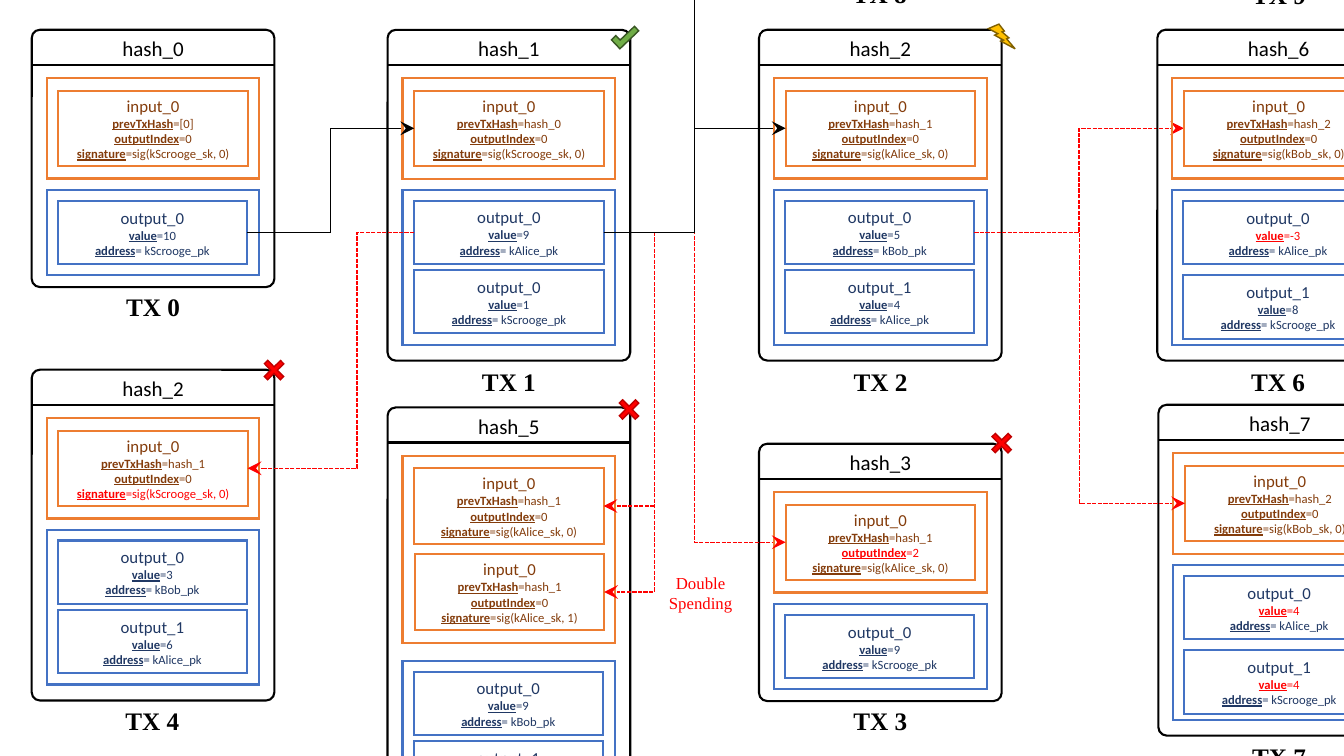
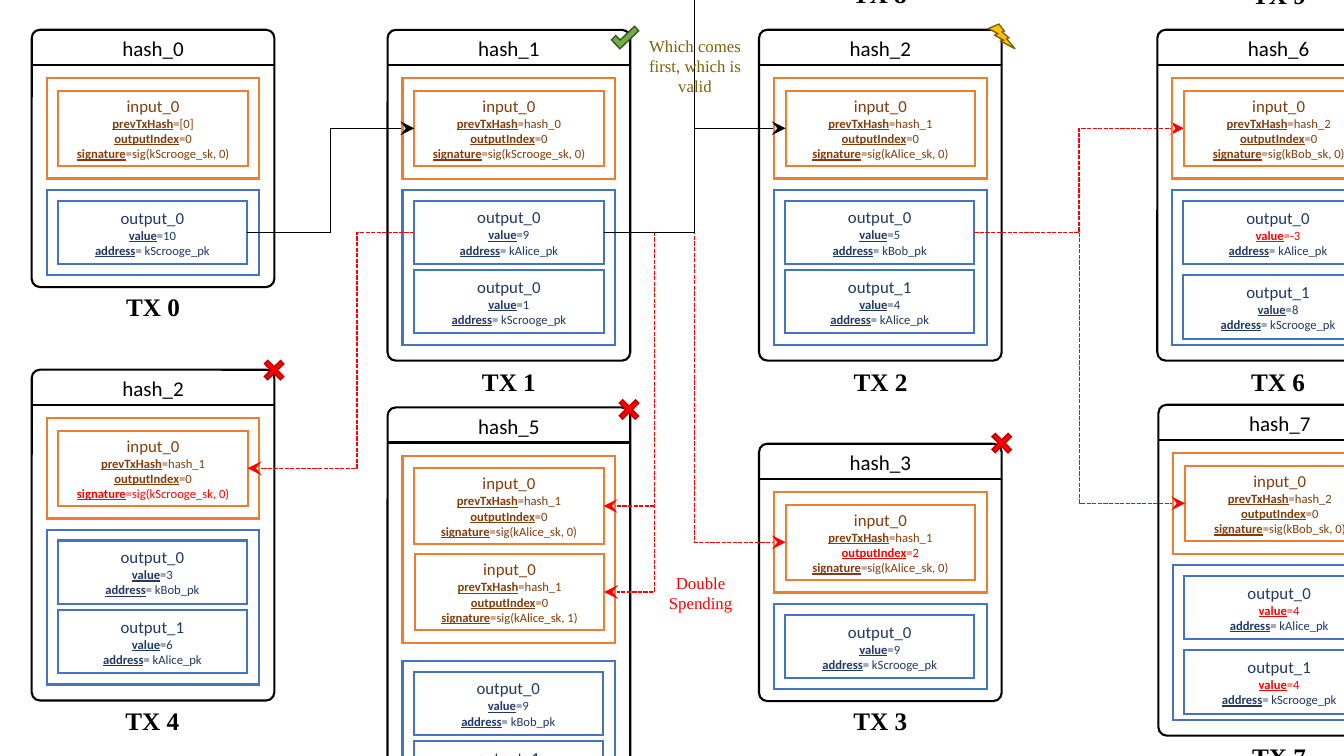
Before and after one commit to WilliamWilliamsI/BC-and-DC, a slide deck: slide 3 of Homeworks/Homework_1/H1_Proejct/docs/Images.pptx. Drawn at 1344x756 pixels with LibreOffice and Linux fonts; fonts in the diff are those of the drawing. Boxes give left, top, right and bottom in pixels: in the first picture for what was removed or moved away, otherwise in the second. Text is boxed around its words. In the diff, an @@ line names an element or a change of style, - is before the commit and + after.

```diff
--- a/Homeworks/Homework_1/H1_Proejct/docs/Images.pptx
+++ b/Homeworks/Homework_1/H1_Proejct/docs/Images.pptx
@@ text added at (649,40,741,97), 12 pt, text #806000 @@
+Which comes first, which is valid
```
Also in this commit, not shown: 1 slide added, 6 other files.
